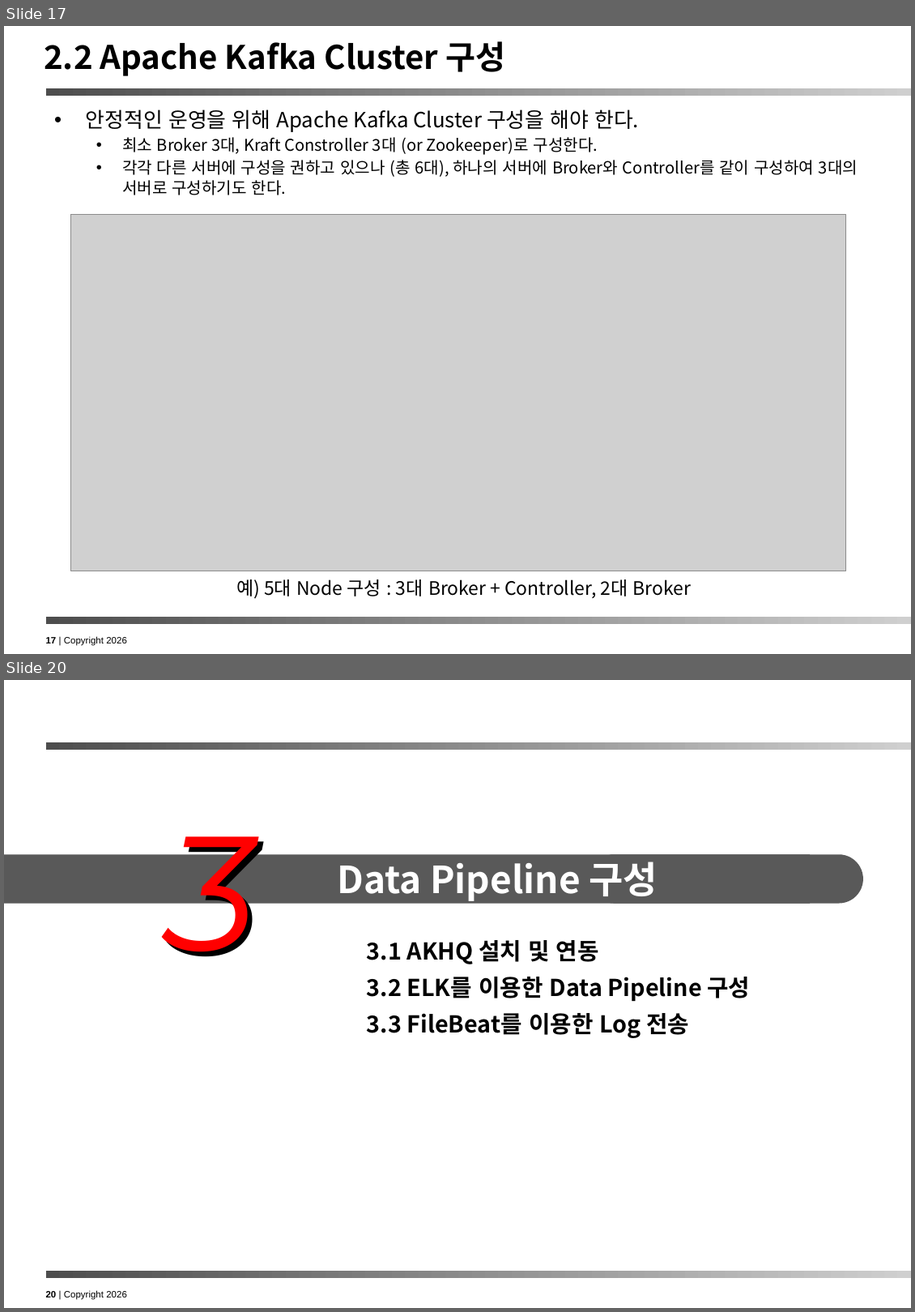
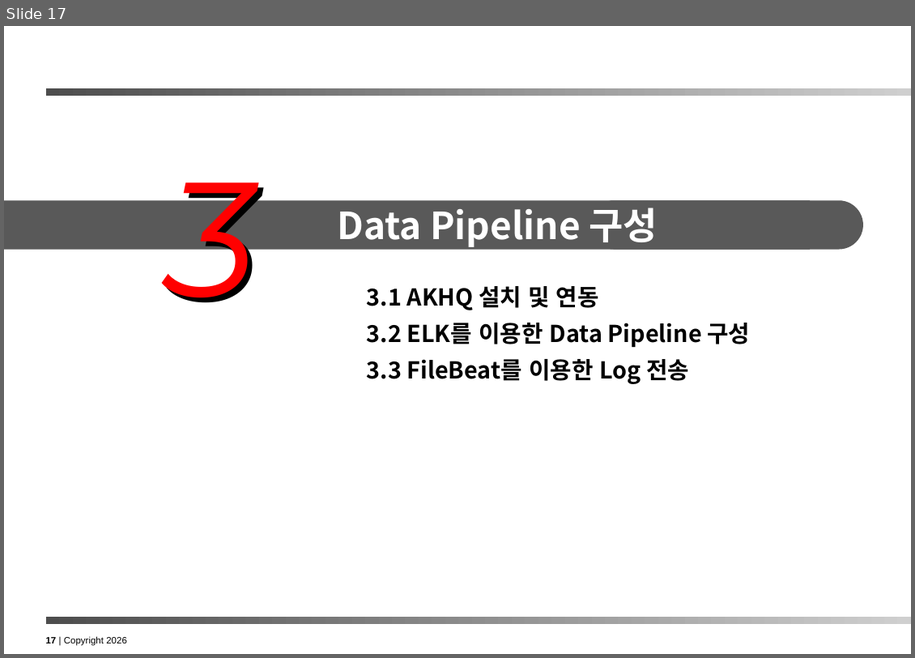
Before and after one commit to ykchang/ontology_handson, a slide deck: doc/Ontology Hands On Lab.pptx. Shown one above the other, each under a label of ours: slides 17 and 20 before the commit, slide 17 after it; the slides between them are not shown. The pictures are 915x1312 and 915x658 pixels, drawn with LibreOffice and Linux fonts; fonts in the diff are those of the drawing; grey boxes stand for pictures. Boxes give left, top, right and bottom in pixels: in the first picture for what was removed or moved away, otherwise in the second. Text is boxed around its words. In the diff, an @@ line names an element or a change of style, - is before the commit and + after.

```diff
--- a/doc/Ontology Hands On Lab.pptx
+++ b/doc/Ontology Hands On Lab.pptx
@@ slide 17 removed at [4, 26, 911, 654], background #FFFFFF; not listed: 3 template elements that a slide beside it also shows @@
@@ title removed at [44, 41, 505, 76] @@
-2.2 Apache Kafka Cluster 구성
@@ text removed at [86, 109, 858, 195] @@
-• 안정적인 운영을 위해 Apache Kafka Cluster 구성을 해야 한다.
-  • 최소 Broker 3대, Kraft Constroller 3대 (or Zookeeper)로 구성한다.
-  • 각각 다른 서버에 구성을 권하고 있으나 (총 6대), 하나의 서버에 Broker와 Controller를 같이 구성하여 3대의 서버로 구성하기도 한다.
@@ picture removed at [70, 215, 846, 570] @@
@@ text removed at [236, 579, 691, 599] @@
-예) 5대 Node 구성 : 3대 Broker + Controller, 2대 Broker
@@ what was slide 20 is now slide 17 @@
@@ page number at [46, 636, 127, 646]: text changed @@
-20 | Copyright 2026
+17 | Copyright 2026
```
Also in this commit, not shown: 2 other slides removed, 20 other files.
